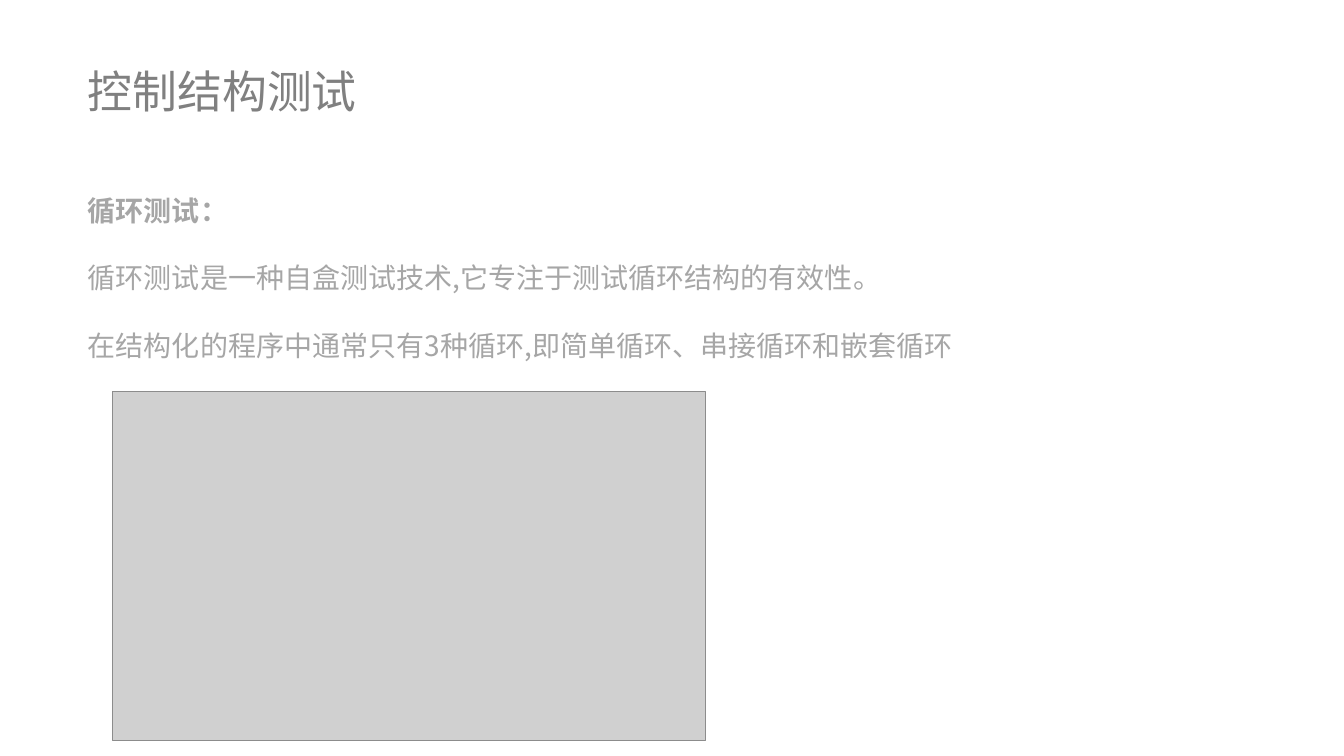
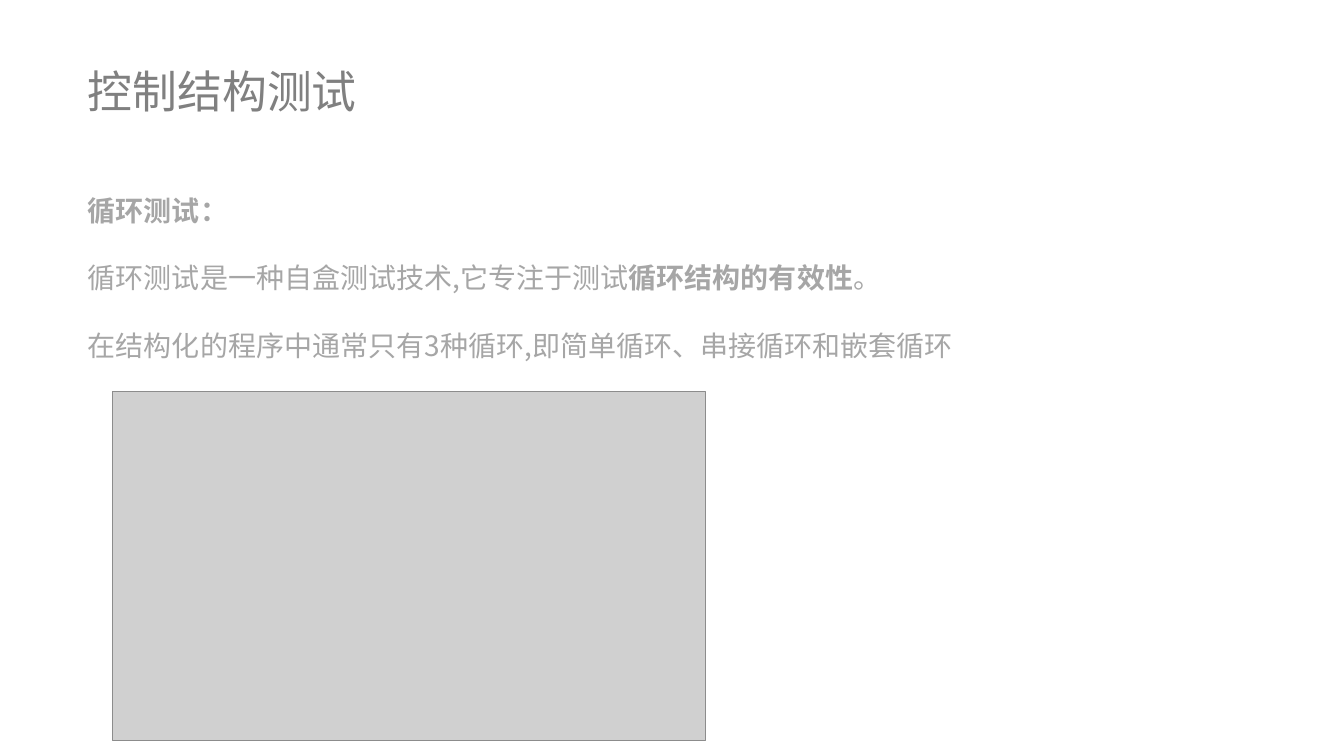
Before and after one commit to lenovo-wu/G11ZUCC, a slide deck: slide 33 of 翻转课堂G11.pptx. Drawn at 1344x756 pixels with LibreOffice and Linux fonts; fonts in the diff are those of the drawing; grey boxes stand for pictures. Boxes give left, top, right and bottom in pixels: in the first picture for what was removed or moved away, otherwise in the second. Text is boxed around its words. In the diff, an @@ line names an element or a change of style, - is before the commit and + after.

```diff
--- a/翻转课堂G11.pptx
+++ b/翻转课堂G11.pptx
@@ text at (88, 264, 881, 293): bold on in "循环测试是一种自盒测试技术,它专注于测试循环结构的有效性。" @@
```
Also in this commit, not shown: 5 other slides changed, 2 slides added.
